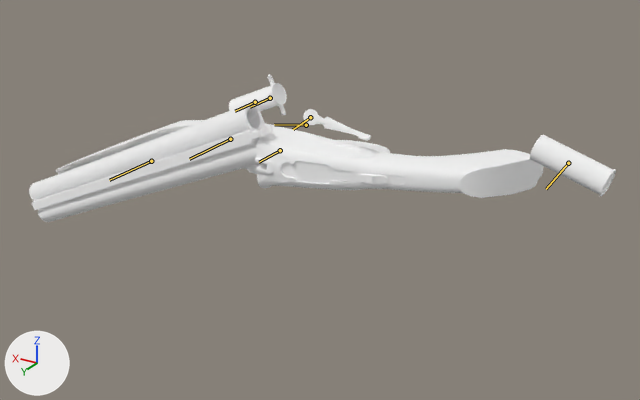
The glTF model xogot/assets/weapons/aether_waw_real/sawnoff/viewmodel.glb, before and after one commit.
Before and after are seen from a 50 mm camera at (-0.504, 0.756, 0.331) aimed at (-0.037, -0.022, -0.058). Arrows for +X, +Y and +Z are at lower left; the lights stay in place. The older version comes first. Both versions are drawn at frame 52 of the action 'PSA_viewmodel_double_barrel_shotgun_partial_reload'; the numbers are the values there. The bones that change, and the others that lie on the model, are drawn over the model as lines.

The first picture shows 'SawedOffModel'.
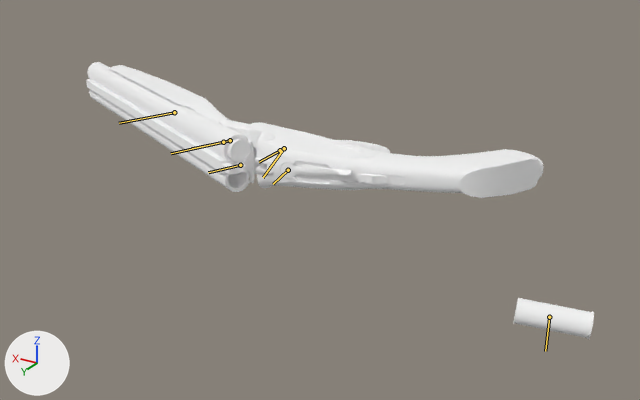
What the commit changed:
Bone 'tag_lever' (bone_tag_lever) moves from (-0.008, -0.044, 0.044) to (0.0, 0.0, 0.0).
Bone 'tag_lever' (bone_tag_lever) turns from (-1, -11, -6) to (0, 5, 0) degrees about its own x, y and z.
Bone 'tag_barrels' (bone_tag_barrels) moves from (0.0, -0.001, 0.001) to (0.0, 0.0, 0.0).
Bone 'tag_barrels' (bone_tag_barrels) turns from (0, 24, 0) to (0, 0, -24) degrees about its own x, y and z.
Bone 'tag_extractor' (bone_tag_extractor) moves from (-0.007, -0.029, 0.029) to (-0.007, 0.0, 0.0).
Bone 'tag_shell2' (bone_tag_shell2) moves from (-0.351, 0.07, -0.11) to (-0.351, -0.126, -0.054).
Bone 'tag_shell2' (bone_tag_shell2) turns from (-17, -40, -6) to (-21, -4, 40) degrees about its own x, y and z.
Bone 'tag_shell1' (bone_tag_shell1) moves from (0.0, -0.016, -0.016) to (0.0, 0.0, 0.0).

Where the change shows, as pixel boxes [x1, y1, x2, y2] in the pictures (640 x 400 px):
'SawedOffModel', posed (13% narrower, 88% taller)
    before: [29, 75, 616, 222]
    after: [86, 62, 594, 339]
bone 'tag_lever', root to tip
    before: (310, 117) to (293, 129)
    after: (288, 170) to (273, 184)
bone 'tag_barrels', root to tip
    before: (230, 139) to (189, 159)
    after: (230, 140) to (171, 153)
bone 'tag_extractor', root to tip
    before: (270, 98) to (250, 107)
    after: (240, 165) to (208, 172)
bone 'tag_shell2', root to tip
    before: (568, 163) to (546, 189)
    after: (549, 317) to (545, 351)
bone 'tag_shell1', root to tip
    before: (255, 102) to (235, 111)
    after: (223, 142) to (192, 148)
